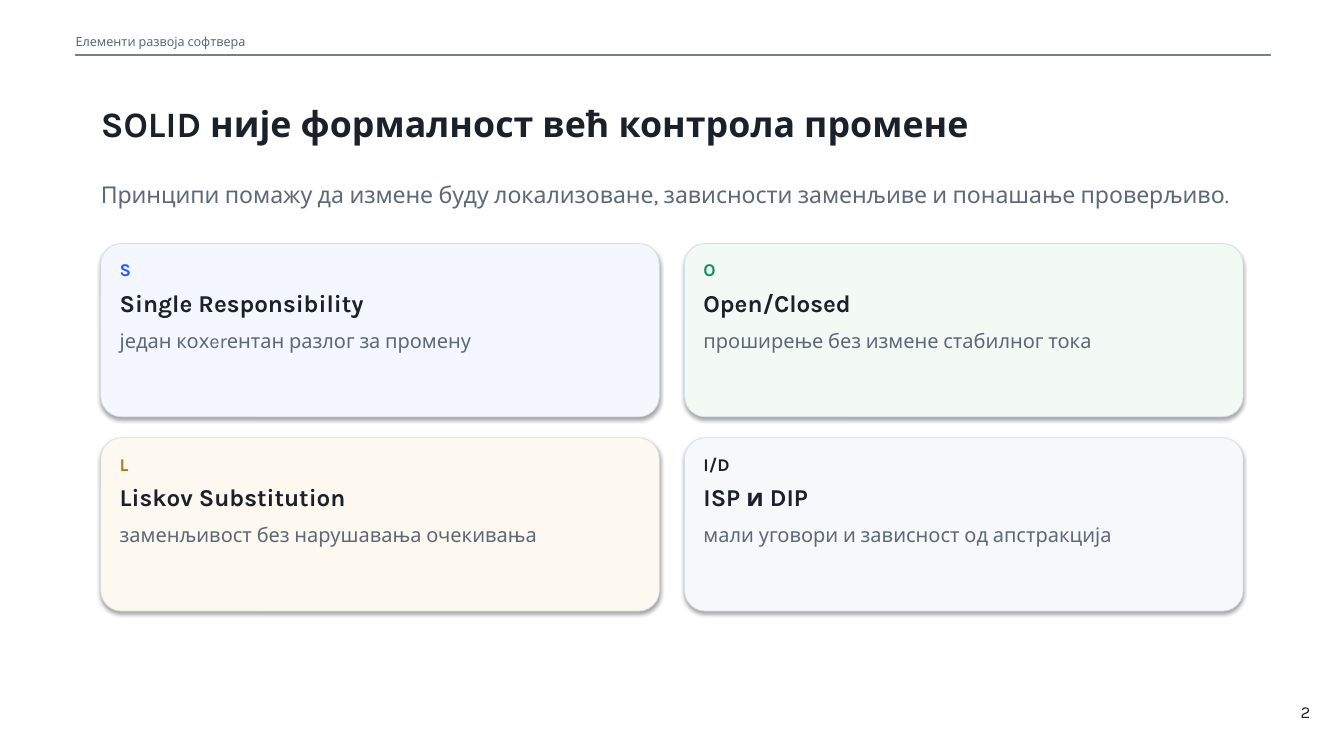
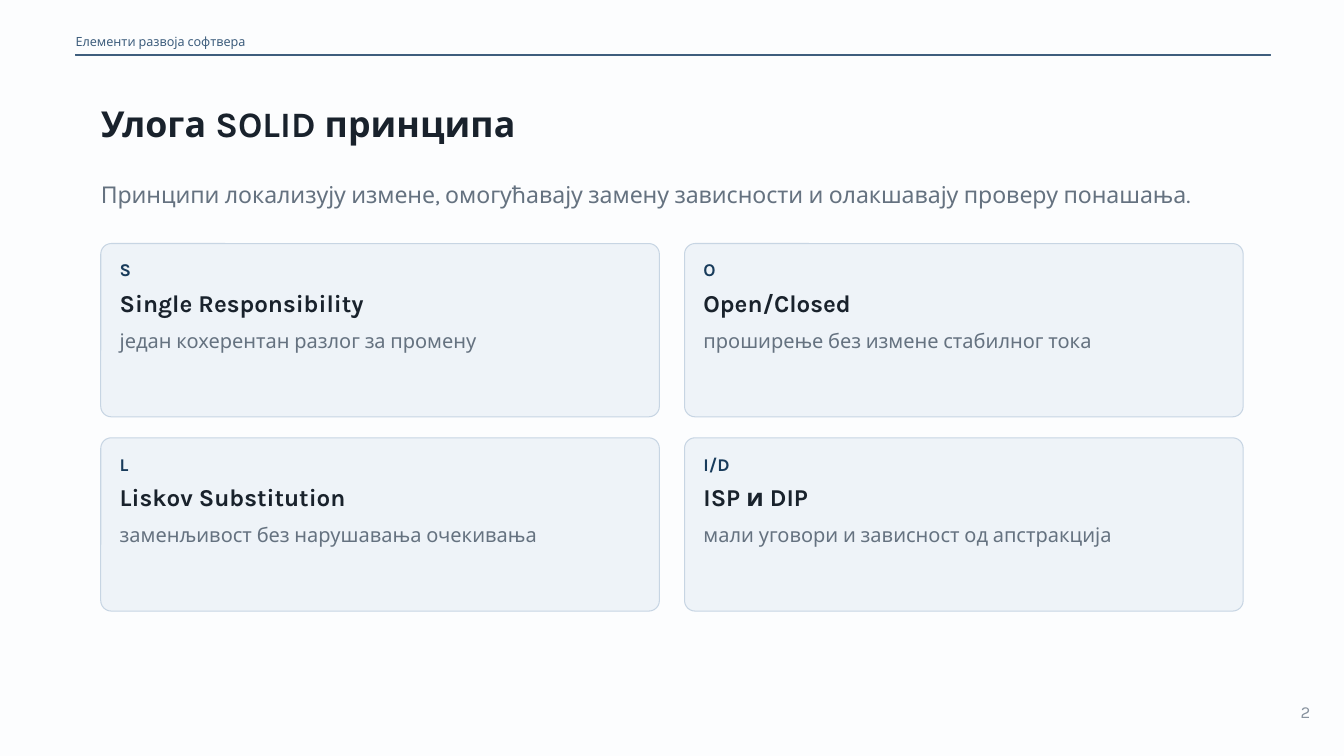
Before and after one commit to owlCoder/ftn-nastavni-materijali, a slide deck: slide 2 of 01 Elementi Razvoja Softvera/02 Prezentacije/PPTX/02_SOLID_i_Clean_Architecture.pptx. Drawn at 1344x756 pixels with LibreOffice and Linux fonts; fonts in the diff are those of the drawing. Boxes give left, top, right and bottom in pixels: in the first picture for what was removed or moved away, otherwise in the second. Text is boxed around its words. In the diff, an @@ line names an element or a change of style, - is before the commit and + after.

Commit message:
Update ERS navy theme and OIB presentation materials

```diff
--- a/01 Elementi Razvoja Softvera/02 Prezentacije/PPTX/02_SOLID_i_Clean_Architecture.pptx
+++ b/01 Elementi Razvoja Softvera/02 Prezentacije/PPTX/02_SOLID_i_Clean_Architecture.pptx
@@ background #FFFFFF to #FCFDFE @@
@@ text "Елементи развоја софтвера" at [76, 36, 246, 49]: text colour #5D6878 to #3E5E7D @@
@@ rectangle at [76, 54, 1270, 55]: fill #748092 to #3E5E7D; outline #748092 0.3 pt to #3E5E7D 0.75 pt @@
@@ text at [101, 111, 516, 146]: text changed; text colour #1B202B to #19222C @@
-SOLID није формалност већ контрола промене
+Улога SOLID принципа
@@ text at [101, 185, 1187, 209]: text changed; text colour #5D6878 to #657280 @@
-Принципи помажу да измене буду локализоване, зависности заменљиве и понашање проверљиво.
+Принципи локализују измене, омогућавају замену зависности и олакшавају проверу понашања.
@@ rounded rectangle at [101, 244, 659, 417]: fill #F4F7FF to #EEF3F8; outline #D7DDE7 0.49 pt to #C7D5E3 0.75 pt; proportions changed @@
@@ text "S" at [120, 264, 131, 277]: text colour #2A5BFF to #183B5B @@
@@ rounded rectangle at [685, 244, 1243, 417]: fill #F3FAF6 to #EEF3F8; outline #D7DDE7 0.49 pt to #C7D5E3 0.75 pt; proportions changed @@
@@ text "O" at [703, 264, 715, 277]: text colour #0A915F to #183B5B @@
@@ text at [120, 333, 476, 353]: text changed; text colour #5D6878 to #657280 @@
-један кохerентан разлог за промену
+један кохерентан разлог за промену
@@ rounded rectangle at [101, 438, 659, 611]: fill #FDF9F1 to #EEF3F8; outline #D7DDE7 0.49 pt to #C7D5E3 0.75 pt; proportions changed @@
@@ rounded rectangle at [685, 438, 1243, 611]: fill #F7F8FA to #EEF3F8; outline #D7DDE7 0.49 pt to #C7D5E3 0.75 pt; proportions changed @@
@@ text "L" at [120, 459, 129, 471]: text colour #BE770F to #183B5B @@
@@ text "I/D" at [703, 457, 729, 473]: text colour #1B202B to #183B5B @@
@@ text "Liskov Substitution" at [120, 489, 346, 507]: text colour #1B202B to #19222C @@
@@ text "заменљивост без нарушавања очекивања" at [120, 527, 537, 547]: text colour #5D6878 to #657280 @@
@@ text "2" at [1301, 707, 1311, 718]: text colour #1B202B to #87929E @@
```
Also in this commit, not shown: 19 other slides changed, 36 other files.
